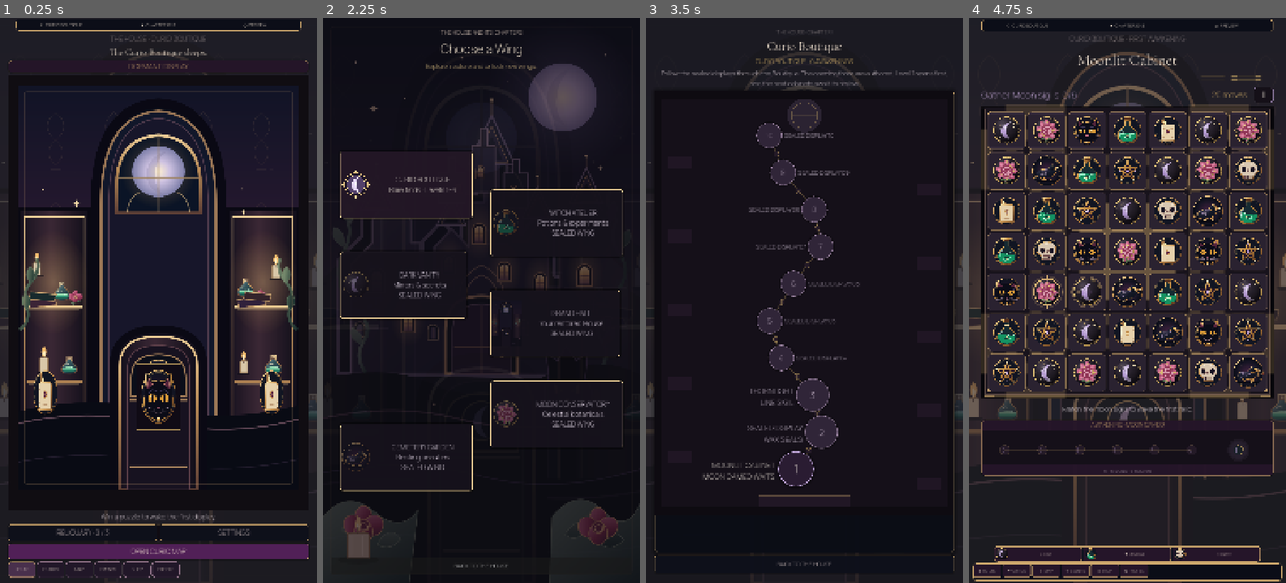
Above: before the commit, frames 1-4 (left to right).
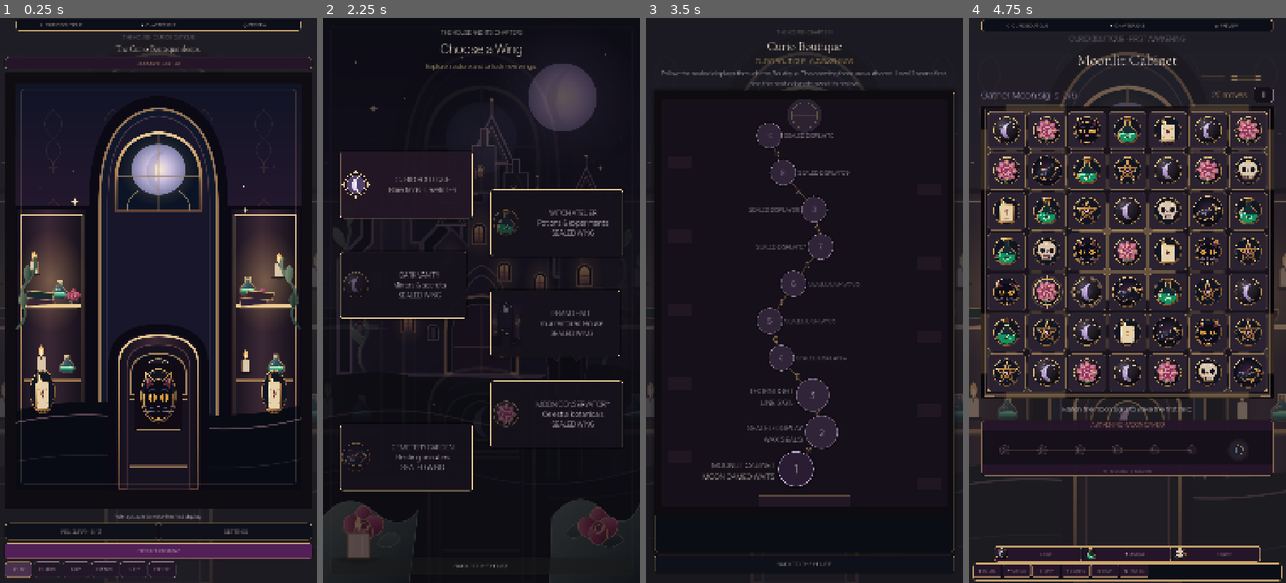
Above: after the commit, the same moments.

Repository: Jay-prodesign/akilta-match3
Game: Godot game, scene res://src/app/app_bootstrap.tscn
The game is run twice, just before and just after one commit, with the same random seed, the same clock (stepped at 60 frames per second) and the same inputs.
Inputs:
- Up to frame 1 (0.25 s): no input
- Up to frame 2 (2.25 s): click "RELIQUARY · 0 / 3" at 0.5 s; click "BACK TO THE HOUSE" at 1.25 s; click "OPEN CURIO MAP" at 2 s
- Up to frame 3 (3.5 s): click "CURIO BOUTIQUE Rare finds · L…" at 2.75 s
- Up to frame 4 (4.75 s): click "1" at 3.5 s; click "ENTER THE CABINET" at 4.25 s

The runs differ from the first frame. In frame 1, 13% of the frame differs, in the area x 1-99%, y 3-100%; in frame 2, nothing differs; in frame 3, less than 0.1%; in frame 4, nothing differs.

Commit message:
ui: rebalance House hub portrait layout for artwork prominence and readable mobile controls

Diff:
--- a/src/ui/home/house_home.tscn
+++ b/src/ui/home/house_home.tscn
@@ -94,25 +94,25 @@
 anchors_preset = 15
 anchor_right = 1.0
 anchor_bottom = 1.0
-offset_left = 28.0
-offset_top = 54.0
-offset_right = -28.0
+offset_left = 16.0
+offset_top = 52.0
+offset_right = -16.0
 offset_bottom = -12.0
 grow_horizontal = 2
 grow_vertical = 2
-theme_override_constants/separation = 8
+theme_override_constants/separation = 10
 
 [node name="Eyebrow" type="Label" parent="Layout"]
 layout_mode = 2
 theme_override_colors/font_color = Color(0.663, 0.6, 0.659, 1)
-theme_override_font_sizes/font_size = 24
+theme_override_font_sizes/font_size = 18
 text = "THE HOUSE · CURIO BOUTIQUE"
 horizontal_alignment = 1
 
 [node name="Headline" type="Label" parent="Layout"]
 layout_mode = 2
 theme_override_colors/font_color = Color(0.945, 0.91, 0.866, 1)
-theme_override_font_sizes/font_size = 32
+theme_override_font_sizes/font_size = 28
 text = "The Curio Boutique sleeps."
 horizontal_alignment = 1
 autowrap_mode = 2
@@ -125,13 +125,13 @@
 [node name="Label" type="Label" parent="Layout/CurioChip"]
 layout_mode = 2
 theme_override_colors/font_color = Color(0.851, 0.71, 0.416, 1)
-theme_override_font_sizes/font_size = 24
+theme_override_font_sizes/font_size = 18
 text = "DORMANT DISPLAY"
 horizontal_alignment = 1
 vertical_alignment = 1
 
 [node name="RoomView" type="Control" parent="Layout"]
-custom_minimum_size = Vector2(0, 390)
+custom_minimum_size = Vector2(0, 230)
 layout_mode = 2
 size_flags_vertical = 3
 clip_contents = true
@@ -155,7 +155,7 @@
 [node name="Detail" type="Label" parent="Layout"]
 layout_mode = 2
 theme_override_colors/font_color = Color(0.851, 0.804, 0.835, 1)
-theme_override_font_sizes/font_size = 24
+theme_override_font_sizes/font_size = 18
 text = "Win a puzzle to wake the first display."
 horizontal_alignment = 1
 autowrap_mode = 2
@@ -175,7 +175,7 @@
 layout_mode = 2
 size_flags_horizontal = 3
 theme_override_colors/font_color = Color(0.851, 0.71, 0.416, 1)
-theme_override_font_sizes/font_size = 24
+theme_override_font_sizes/font_size = 18
 theme_override_styles/normal = SubResource("SecondaryButton")
 theme_override_styles/hover = SubResource("SecondaryButton")
 theme_override_styles/pressed = SubResource("SecondaryButton")
@@ -186,7 +186,7 @@
 layout_mode = 2
 size_flags_horizontal = 3
 theme_override_colors/font_color = Color(0.851, 0.804, 0.835, 1)
-theme_override_font_sizes/font_size = 24
+theme_override_font_sizes/font_size = 18
 theme_override_styles/normal = SubResource("SecondaryButton")
 theme_override_styles/hover = SubResource("SecondaryButton")
 theme_override_styles/pressed = SubResource("SecondaryButton")
@@ -198,7 +198,7 @@
 theme_override_colors/font_color = Color(0.0627, 0.051, 0.0706, 1)
 theme_override_colors/font_hover_color = Color(0.0627, 0.051, 0.0706, 1)
 theme_override_colors/font_pressed_color = Color(0.0627, 0.051, 0.0706, 1)
-theme_override_font_sizes/font_size = 24
+theme_override_font_sizes/font_size = 18
 theme_override_styles/normal = SubResource("ButtonNormal")
 theme_override_styles/hover = SubResource("ButtonHover")
 theme_override_styles/pressed = SubResource("ButtonPressed")
